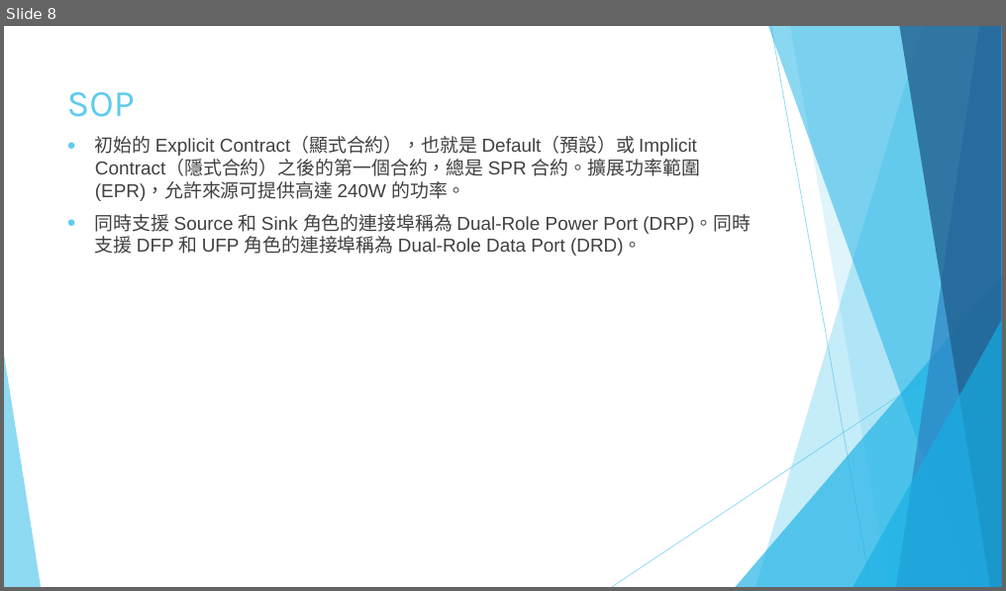
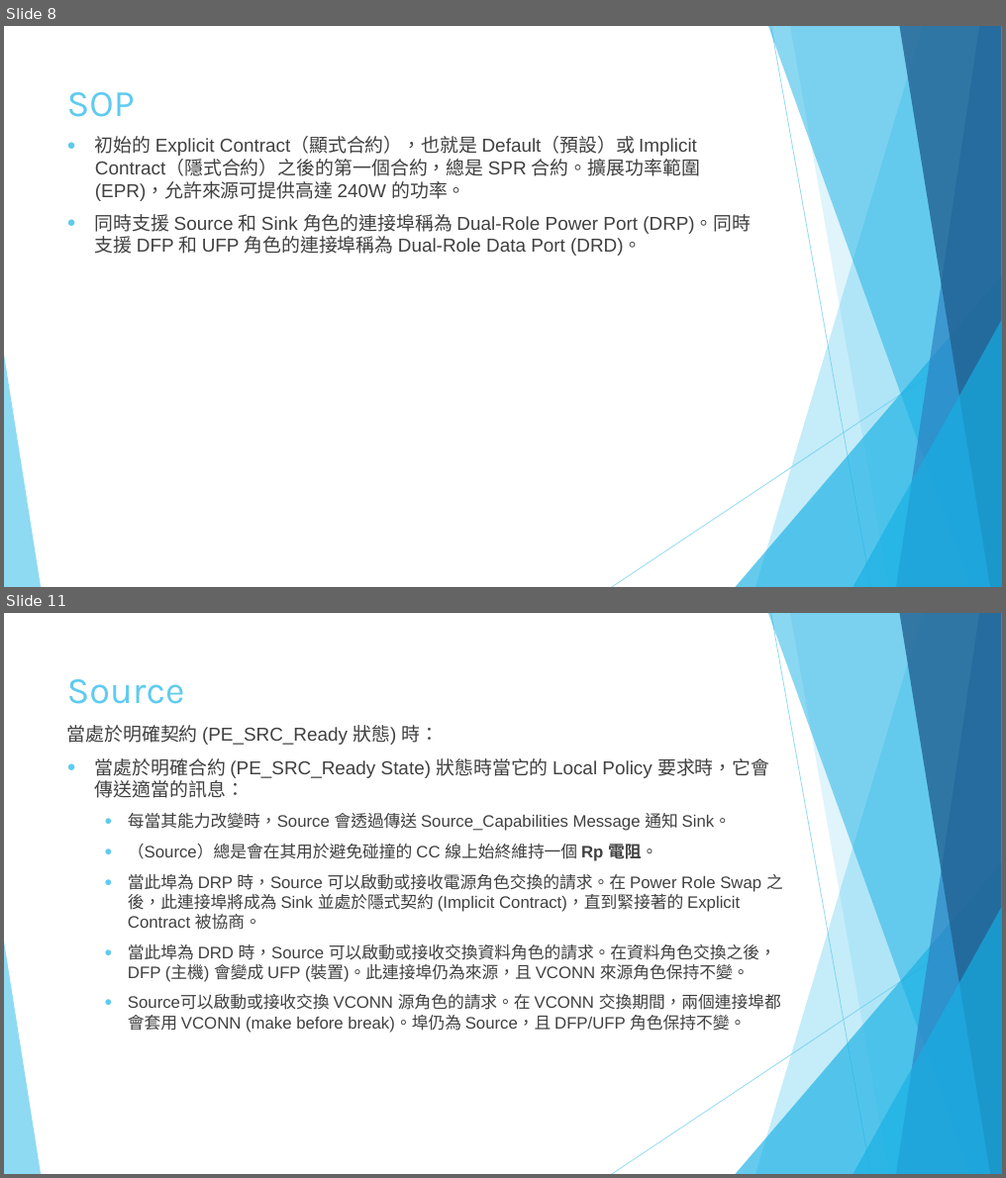
Before and after one commit to victorchan0617/CY4541, a slide deck: USB PD協議.pptx. Shown one above the other, each under a label of ours: slide 8 before the commit, slides 8 and 11 after it; the slides between them are not shown. The pictures are 1006x591 and 1006x1178 pixels, drawn with LibreOffice and Linux fonts; fonts in the diff are those of the drawing. Boxes give left, top, right and bottom in pixels: in the first picture for what was removed or moved away, otherwise in the second. Text is boxed around its words. In the diff, an @@ line names an element or a change of style, - is before the commit and + after.

```diff
--- a/USB PD協議.pptx
+++ b/USB PD協議.pptx
@@ slide 11 added at (4,613,1002,1174), background #FFFFFF; not listed: 10 template elements that a slide beside it also shows @@
@@ title added at (67,679,185,704), 36 pt, text #5FCBEF @@
+Source
@@ text added at (67,725,783,1033), 16 pt, text #404040 @@
+當處於明確契約 (PE_SRC_Ready 狀態) 時：
+● 當處於明確合約 (PE_SRC_Ready State) 狀態時當它的 Local Policy 要求時，它會傳送適當的訊息：
+  ● 每當其能力改變時，Source 會透過傳送 Source_Capabilities Message 通知 Sink。
+  ● （Source）總是會在其用於避免碰撞的 CC 線上始終維持一個 Rp 電阻。
+  ● 當此埠為 DRP 時，Source 可以啟動或接收電源角色交換的請求。在 Power Role Swap 之後，此連接埠將成為 Sink 並處於隱式契約 (Implicit Contract)，直到緊接著的 Explicit Contract 被協商。
+  ● 當此埠為 DRD 時，Source 可以啟動或接收交換資料角色的請求。在資料角色交換之後，DFP (主機) 會變成 UFP (裝置)。此連接埠仍為來源，且 VCONN 來源角色保持不變。
+  ● Source可以啟動或接收交換 VCONN 源角色的請求。在 VCONN 交換期間，兩個連接埠都會套用 VCONN (make before break)。埠仍為 Source，且 DFP/UFP 角色保持不變。
```
Also in this commit, not shown: 1 slide changed, 48 other slides added.
